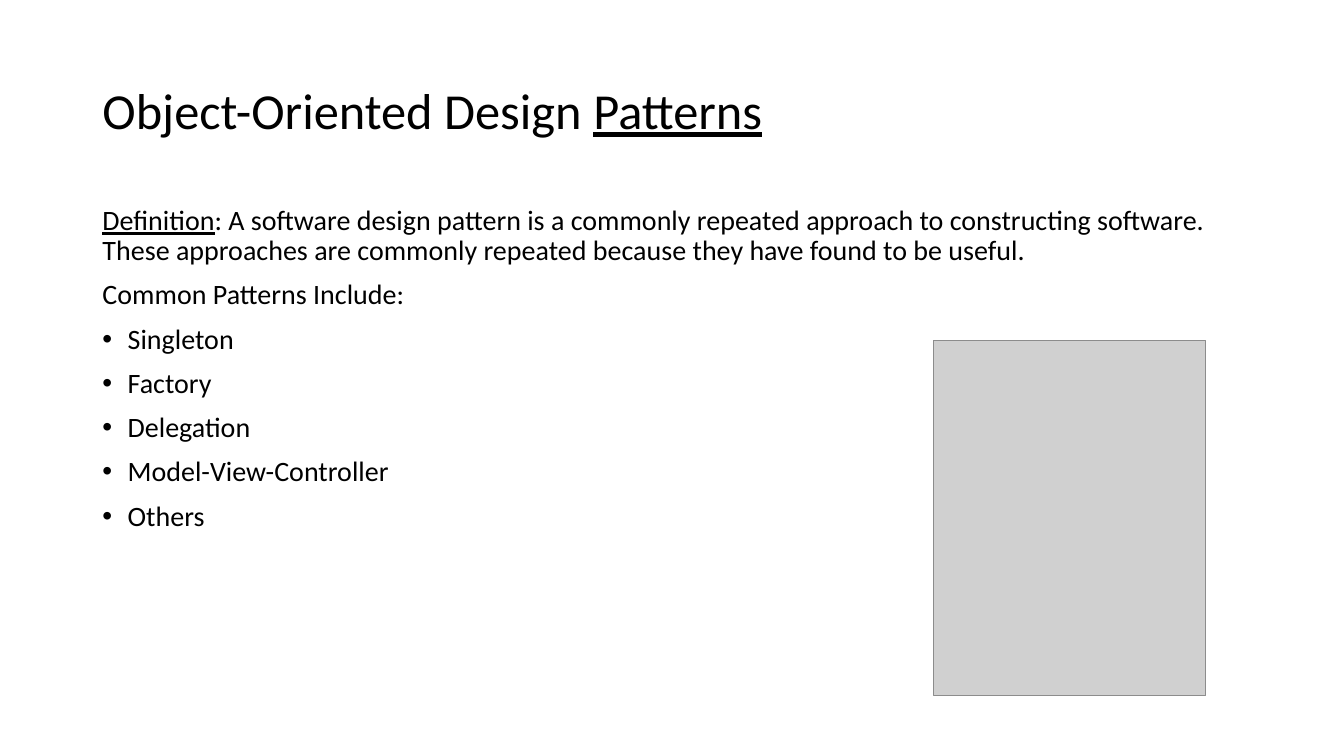
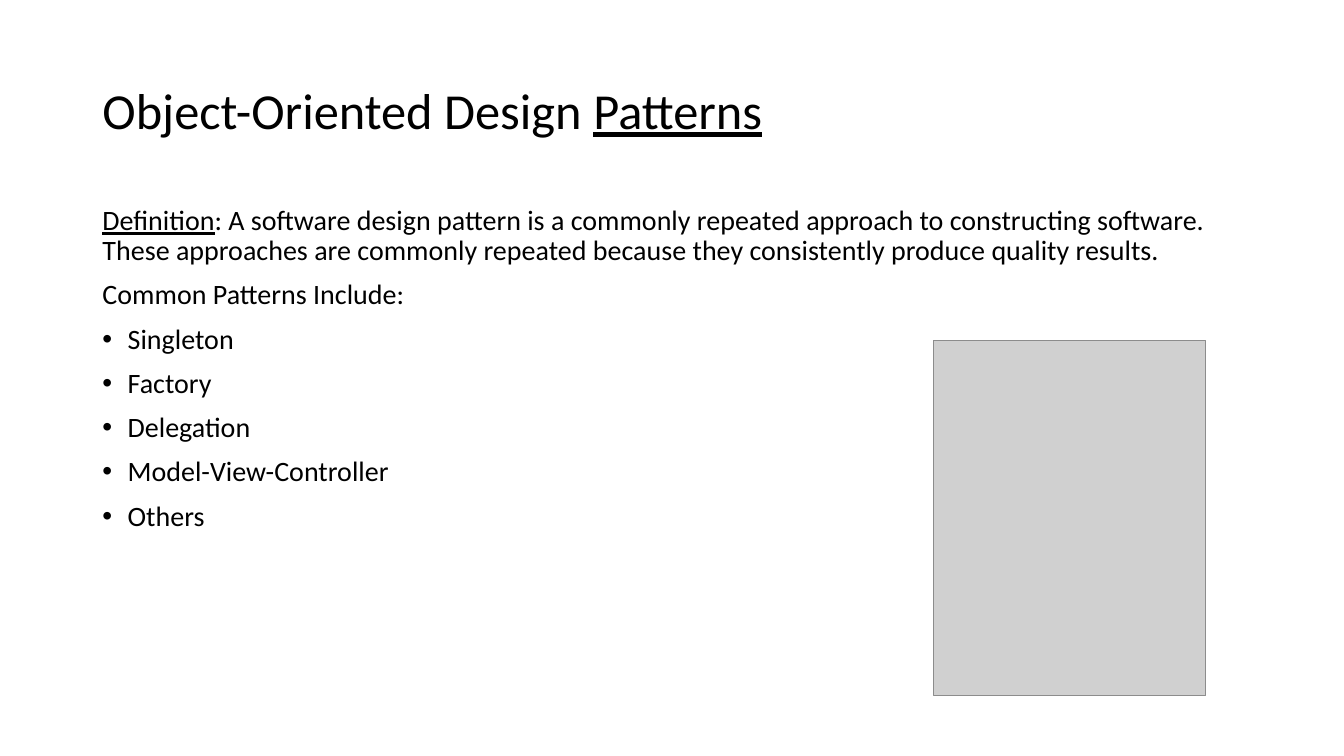
Before and after one commit to EricJPogue/www-epogue-info, a slide deck: slide 32 of CPSC-24500/Week01/2016SpringW01Slides.pptx (slide 29 before the commit). Drawn at 1344x756 pixels with LibreOffice and Linux fonts; fonts in the diff are those of the drawing; grey boxes stand for pictures. Boxes give left, top, right and bottom in pixels: in the first picture for what was removed or moved away, otherwise in the second. Text is boxed around its words. In the diff, an @@ line names an element or a change of style, - is before the commit and + after.

```diff
--- a/CPSC-24500/Week01/2016SpringW01Slides.pptx
+++ b/CPSC-24500/Week01/2016SpringW01Slides.pptx
@@ text at (x1=102, y1=210, x2=1204, y2=265): text changed @@
-Definition: A software design pattern is a commonly repeated approach to constructing software. These approaches are commonly repeated because they have found to be useful.
+Definition: A software design pattern is a commonly repeated approach to constructing software. These approaches are commonly repeated because they consistently produce quality results.
```
Also in this commit, not shown: 14 other slides changed, 3 slides added, 1 slide removed, 1 other file.
